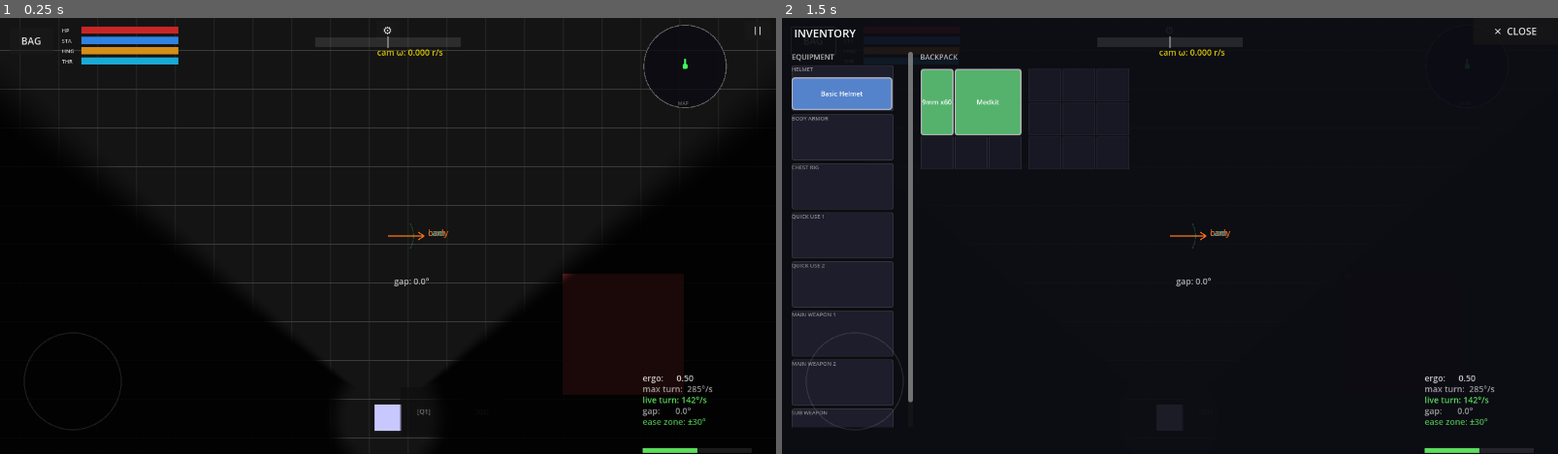
Above: before the commit, frames 1-2 (left to right).
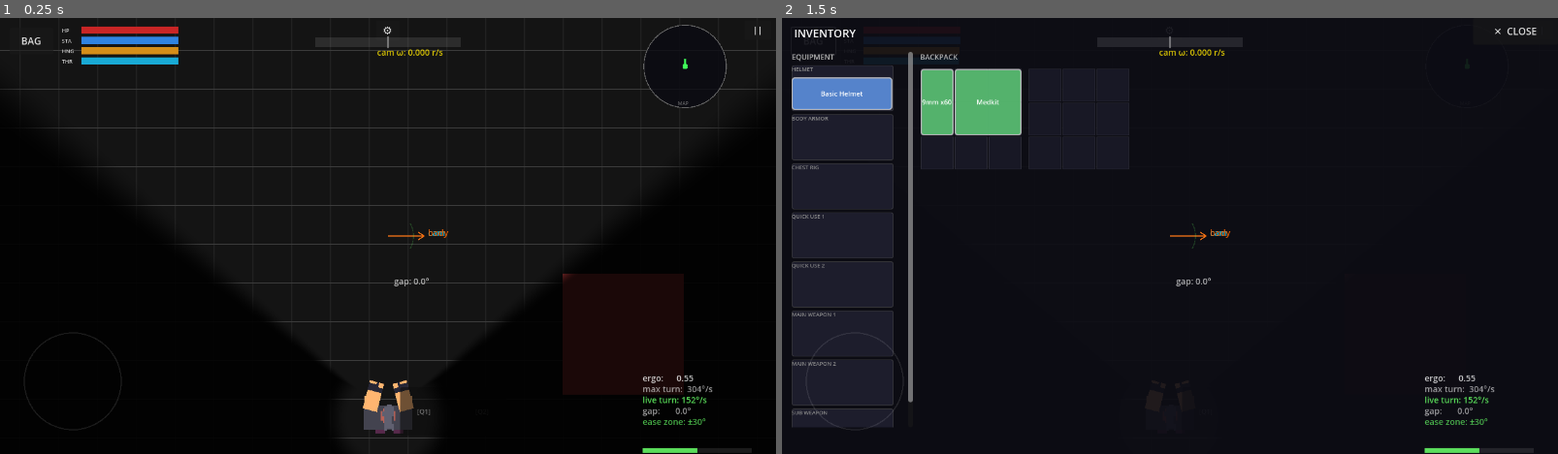
Above: after the commit, the same moments.

Repository: jklrjklr/zhukov
Game: Godot game, scene res://main.tscn
The game is run twice, just before and just after one commit, with the same random seed, the same clock (stepped at 60 frames per second) and the same inputs. This scene is started directly instead of the project's main scene.
Inputs:
- Up to frame 1 (0.25 s): no input
- Up to frame 2 (1.5 s): click "BAG" at 0.5 s; click "[Q1]" at 1.25 s

The runs differ from the first frame. In frame 1, 0.5% of the frame differs, in the area x 46-91%, y 82-96%; in frame 2, less than 0.1%.
Error before the commit: Invalid assignment of property or key 'position' with value of type 'Vector2' on a base object of type 'null instance'. (res://player/Player.gd:89)

Commit message:
Fix main.tscn: instance Player.tscn instead of defining player inline
main.tscn had the Player defined inline with the old single-sprite structure
(Player.png on a plain Sprite2D). When running from main.tscn the composite
sprite nodes (Sprite2D/Head, Sprite2D/FootL, ShoulderL/R, etc.) didn't exist,
causing all @onready lookups in Player.gd to fail at startup.

Replaced the inline definition with instance=Player.tscn, matching how
Safehouse.tscn already handles it. Removed the 11 now-redundant ext_resource
entries (Player.gd, PlayerCamera.gd, Player.png, DebugOverlay.gd,
WeaponSystem.gd, WeaponSlot.gd, HurtBox.gd, CharacterStateMachine.gd,
SurvivalStats.gd, InventorySystem.gd) and 3 sub_resources (collision shapes).

https://claude.ai/code/session_012v9MvoDXPfKFaXjuVB4qrQ

Diff:
--- a/main.tscn
+++ b/main.tscn
@@ -1,31 +1,15 @@
-[gd_scene load_steps=21 format=3 uid="uid://bfydskd2wdhop"]
+[gd_scene load_steps=10 format=3 uid="uid://bfydskd2wdhop"]
 
-[ext_resource type="Script" uid="uid://deu3tlt274on5" path="res://player/Player.gd" id="1_h2yge"]
 [ext_resource type="Script" uid="uid://ddyrpkae2eu3e" path="res://world/GridBackground.gd" id="1_lquwl"]
-[ext_resource type="Script" uid="uid://cjhnjko0puokk" path="res://player/PlayerCamera.gd" id="3_1bvp3"]
-[ext_resource type="Texture2D" uid="uid://duq8xl8d0iufc" path="res://assets/Player.png" id="3_dg77c"]
-[ext_resource type="Script" uid="uid://bcl6p3le18g82" path="res://player/DebugOverlay.gd" id="4_1bvp3"]
-[ext_resource type="Script" uid="uid://b0ing7uu7swf7" path="res://weapons/WeaponSystem.gd" id="6_272bh"]
-[ext_resource type="Script" uid="uid://o316ks4oiolv" path="res://weapons/WeaponSlot.gd" id="7_5vw27"]
+[ext_resource type="PackedScene" uid="uid://cxplyrscene5k" path="res://player/Player.tscn" id="2_player"]
 [ext_resource type="Script" uid="uid://6737maa23bj4" path="res://HUD/HUD.gd" id="8_kek77"]
 [ext_resource type="Texture2D" uid="uid://ccikx3jn6rhi7" path="res://assets/FireButton.png" id="9_kek77"]
 [ext_resource type="PackedScene" uid="uid://vh6qfys0chin" path="res://HUD/progresscircle/ProgressCircle.tscn" id="10_4c57u"]
 [ext_resource type="Texture2D" uid="uid://igpoxb78rxb3" path="res://assets/Reload_button.png" id="11_efxa6"]
 [ext_resource type="Texture2D" uid="uid://cseh0sar66dav" path="res://assets/FireModeButton.png" id="12_dg77c"]
-[ext_resource type="Script" uid="uid://cersocwqfjest" path="res://inventory/InventorySystem.gd" id="13_invsys"]
 [ext_resource type="PackedScene" uid="uid://inventory_ui_scene" path="res://inventory/ui/InventoryUI.tscn" id="14_invui"]
 [ext_resource type="Script" uid="uid://31o3d7ilm1ae" path="res://main.gd" id="15_main"]
-[ext_resource type="Script" uid="uid://bjmrsr6g7jyvl" path="res://characters/HurtBox.gd" id="16_hurtbox"]
-[ext_resource type="Script" uid="uid://2j27ob0w0iw" path="res://characters/CharacterStateMachine.gd" id="17_csm"]
 [ext_resource type="PackedScene" uid="uid://ads_overlay_scene" path="res://player/AdsOverlay.tscn" id="18_adsoverlay"]
-[ext_resource type="Script" uid="uid://ntxvf74biexb" path="res://characters/SurvivalStats.gd" id="19_survival"]
-
-[sub_resource type="CapsuleShape2D" id="CapsuleShape2D_0e48y"]
-[sub_resource type="CapsuleShape2D" id="CapsuleShape2D_body_hb"]
-radius = 10.0
-height = 0.0
-[sub_resource type="CircleShape2D" id="CircleShape2D_head_hb"]
-radius = 9.0
 
 [node name="Node2D" type="Node2D"]
 metadata/_edit_vertical_guides_ = [-381.0]
@@ -34,62 +18,7 @@
 [node name="GridBackground" type="Node2D" parent="."]
 script = ExtResource("1_lquwl")
 
-[node name="Player" type="CharacterBody2D" parent="."]
-motion_mode = 1
-script = ExtResource("1_h2yge")
-
-[node name="Sprite2D" type="Sprite2D" parent="Player"]
-scale = Vector2(0.7, 0.7)
-texture = ExtResource("3_dg77c")
-
-[node name="CollisionShape2D" type="CollisionShape2D" parent="Player"]
-rotation = 1.5707964
-scale = Vector2(4, 4)
-shape = SubResource("CapsuleShape2D_0e48y")
-
-[node name="Camera2D" type="Camera2D" parent="Player"]
-ignore_rotation = false
-limit_enabled = false
-rotation_smoothing_speed = 0.0
-script = ExtResource("3_1bvp3")
-view_offset = 300.0
-
-[node name="DebugOverlay" type="CanvasLayer" parent="Player"]
-script = ExtResource("4_1bvp3")
-
-[node name="WeaponSystem" type="Node" parent="Player"]
-script = ExtResource("6_272bh")
-
-[node name="WeaponSlot0" type="Node2D" parent="Player/WeaponSystem"]
-script = ExtResource("7_5vw27")
-
-[node name="Sprite2D" type="Sprite2D" parent="Player/WeaponSystem/WeaponSlot0"]
-
-[node name="Muzzle" type="Node2D" parent="Player/WeaponSystem/WeaponSlot0"]
-
-[node name="CharacterStateMachine" type="Node" parent="Player"]
-script = ExtResource("17_csm")
-
-[node name="SurvivalStats" type="Node" parent="Player"]
-script = ExtResource("19_survival")
-
-[node name="InventorySystem" type="Node" parent="Player"]
-script = ExtResource("13_invsys")
-
-[node name="BodyHurtBox" type="Area2D" parent="Player"]
-script = ExtResource("16_hurtbox")
-rotation = 1.5707964
-scale = Vector2(4, 4)
-
-[node name="CollisionShape2D" type="CollisionShape2D" parent="Player/BodyHurtBox"]
-shape = SubResource("CapsuleShape2D_body_hb")
-
-[node name="HeadHurtBox" type="Area2D" parent="Player"]
-script = ExtResource("16_hurtbox")
-hit_type = 1
-
-[node name="CollisionShape2D" type="CollisionShape2D" parent="Player/HeadHurtBox"]
-shape = SubResource("CircleShape2D_head_hb")
+[node name="Player" parent="." instance=ExtResource("2_player")]
 
 [node name="HUD" type="CanvasLayer" parent="."]
 script = ExtResource("8_kek77")
